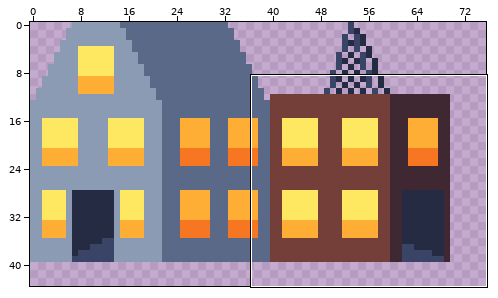
Two versions of one pixel-art file, assets/sprites/buildings.ase. The first picture is a wide view before the edit; the outline marks the close-up.
Close-up. Before:
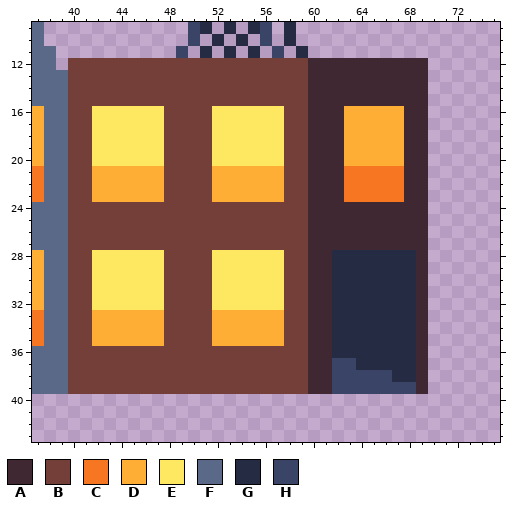
512x512 pixels, 1 frame. Shown: x 37..75, y 9..43. The wide view leaves out empty margins.
Palette (. is transparent): A #3f2832  B #743f39  C #f77622  D #feae34  E #fee761  F #5a6988  G #262b44  H #3a4466
Once edited:
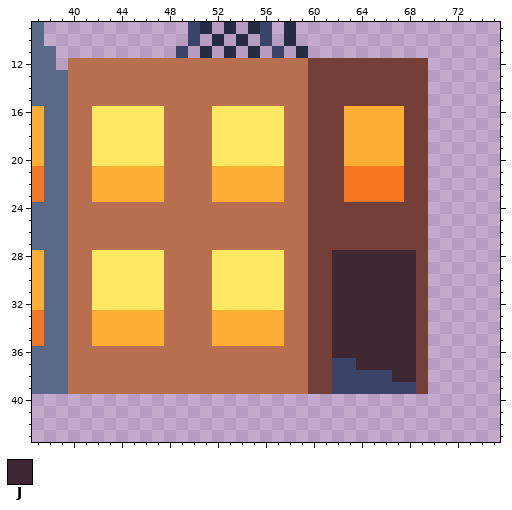
Colours new in this view: J #3f2832
Message: Fixup the buildings after the quake.
The exact change:
colour A: #3f2832 -> #743f39
colour B: #743f39 -> #b86f50
Changed rows in their new state; - is a pixel that keeps its letter.
first column x 62:
28 JJJJJJJ
29 JJJJJJJ
30 JJJJJJJ
31 JJJJJJJ
32 JJJJJJJ
33 JJJJJJJ
34 JJJJJJJ
35 JJJJJJJ
36 JJJJJJJ
37 --JJJJJ
38 -----JJ
